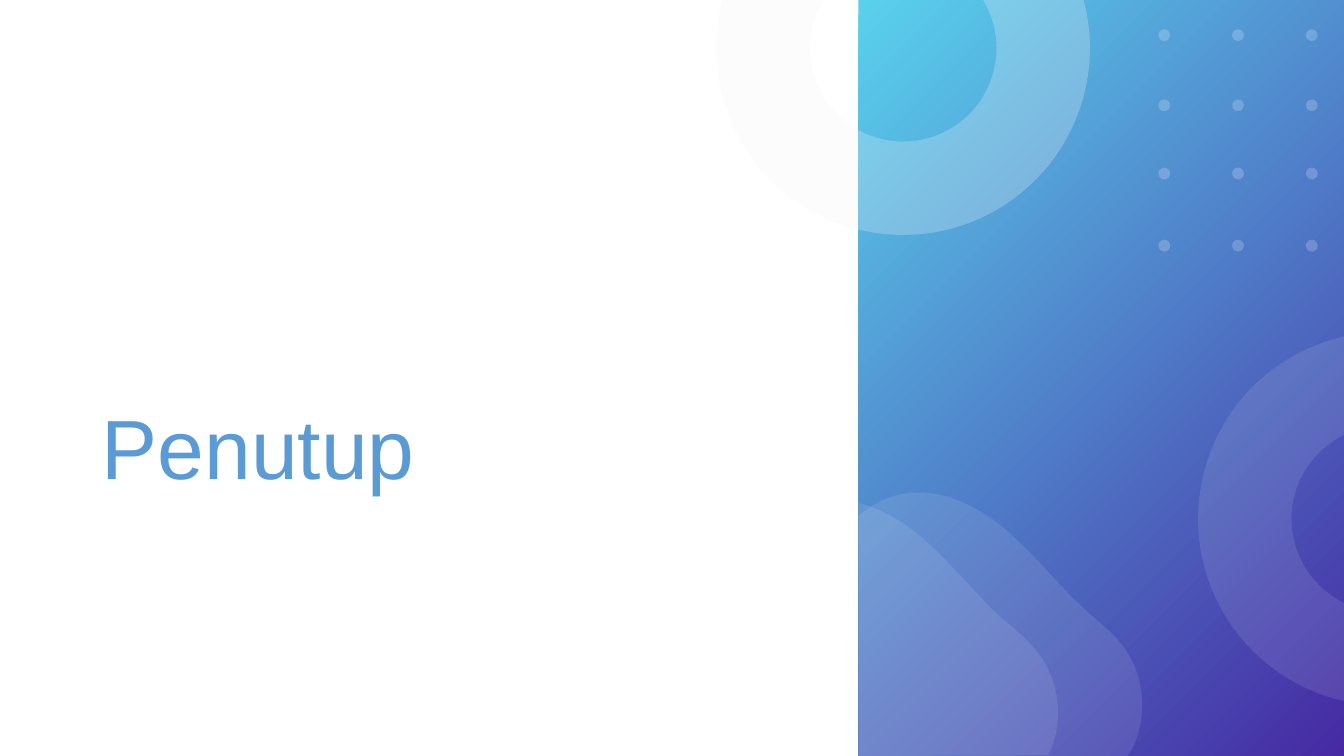
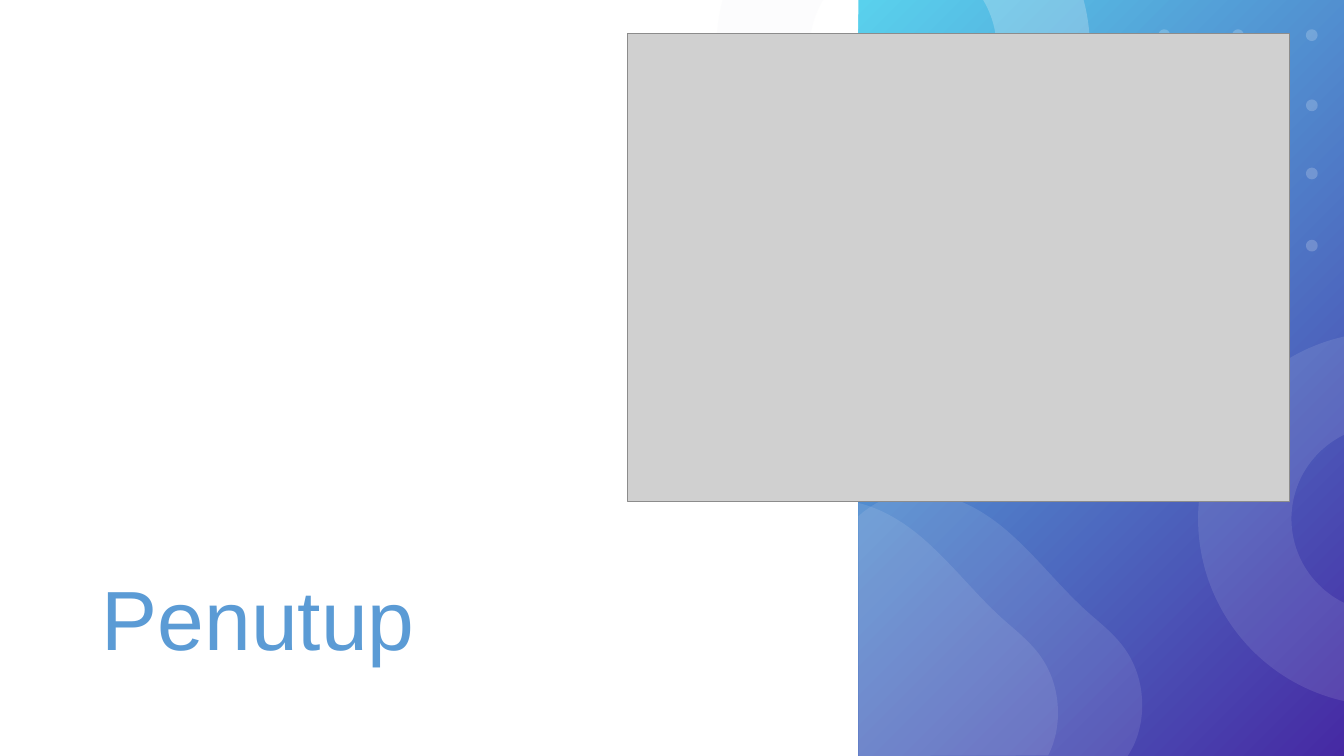
Before and after one commit to wardanacoolant/Tugas-Akhir, a slide deck: slide 43 of Hari-H Sidang/Rancangan Presentasi Skripsi.pptx (slide 40 before the commit). Drawn at 1344x756 pixels with LibreOffice and Linux fonts; fonts in the diff are those of the drawing; grey boxes stand for pictures. Boxes give left, top, right and bottom in pixels: in the first picture for what was removed or moved away, otherwise in the second. Text is boxed around its words. In the diff, an @@ line names an element or a change of style, - is before the commit and + after.

```diff
--- a/Hari-H Sidang/Rancangan Presentasi Skripsi.pptx
+++ b/Hari-H Sidang/Rancangan Presentasi Skripsi.pptx
@@ picture added at (627,34,1290,502) @@
@@ title "Penutup": place and size @@
-title "Penutup" at (102,421,415,495)
+title "Penutup" at (102,592,415,666)
```
Also in this commit, not shown: 31 other slides changed, 7 slides added, 1 slide removed, 6 other files.
